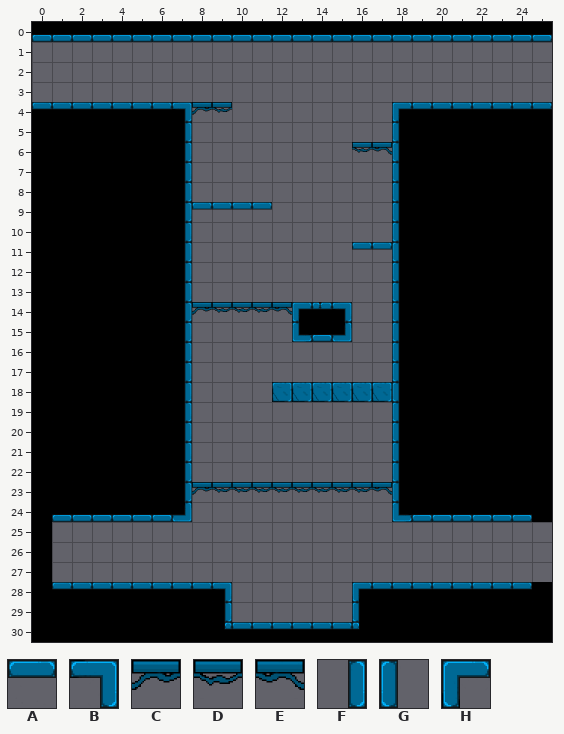
Tiled map: Maps/Map2.tmx. Above: the version before the commit.
Cells are 64x64 px. Shown: x 0..25, y 0..30. Tiles whose own drawing changed are shown in their newer look in all pictures.
Key: from "Base": A 0, B 2, C 3, D 4, E 5, F 12, G 21, H 24.
_ is an empty cell.
Layers that did not change in this view are not listed.
Layer "Calque de Tuiles 1" before, first column x 6:
 2 ______________
 3 ______________
 4 ABCD________HA
 5 _F__________G_
 6 _F________DEG_
 7 _F__________G_
 8 _F__________G_
 9 _FAAAA______G_
10 _F__________G_
11 _F________AAG_
12 _F__________G_
13 _F__________G_
After:
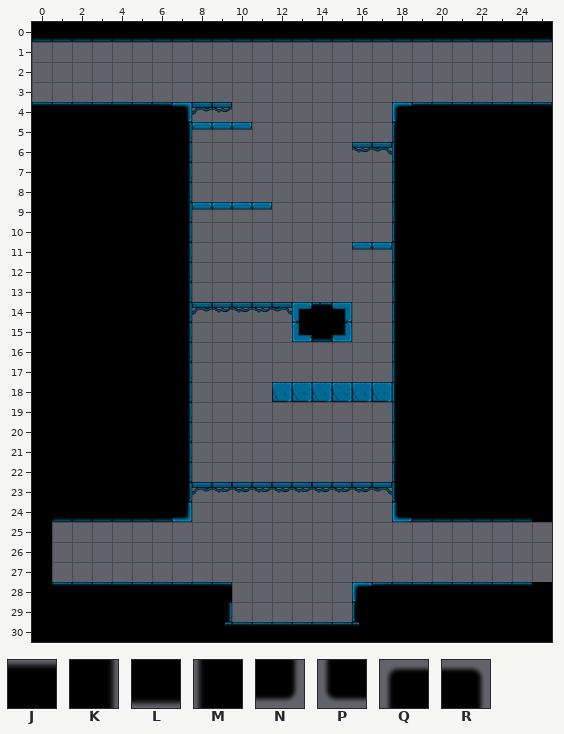
Further tiles: from "Shadow": J 0, K 1, L 2, M 3, N 10, P 11, Q 12, R 13.
Tiles of an added or newly shown layer are drawn over the layers below it.
Change:
Changed rows in their new state; . is an unchanged cell.
Layer "Calque de Tuiles 1":
first column x 8:
 5 AAA
Layer "Shadow1" (added):
first column x 0:
 0 LLLLLLLLLLLLLLLLLLLLLLLLLL
first column x 0:
 4 JJJJJJJR..........QJJJJJJJ
 5 .......K..........M.......
 6 .......K..........M.......
 7 .......K..........M.......
 8 .......K..........M.......
 9 .......K..........M.......
10 .......K..........M.......
11 .......K..........M.......
12 .......K..........M.......
13 .......K..........M.......
14 .......K......J...M.......
15 .......K......L...M.......
16 .......K..........M.......
17 .......K..........M.......
18 .......K..........M.......
19 .......K..........M.......
20 .......K..........M.......
21 .......K..........M.......
22 .......K..........M.......
23 .......K..........M.......
24 .LLLLLLN..........PLLLLLL.
first column x 1:
28 JJJJJJJJJ......QJJJJJJJJ
29 ........K......M........
30 ........JJJJJJJJ........
Where, in picture pixels (left, top, right, bottom), the same in both pictures:
added: (32, 34, 552, 41)
added: (32, 103, 252, 521)
added: (393, 103, 552, 521)
added: (312, 303, 332, 341)
added: (52, 583, 532, 630)
